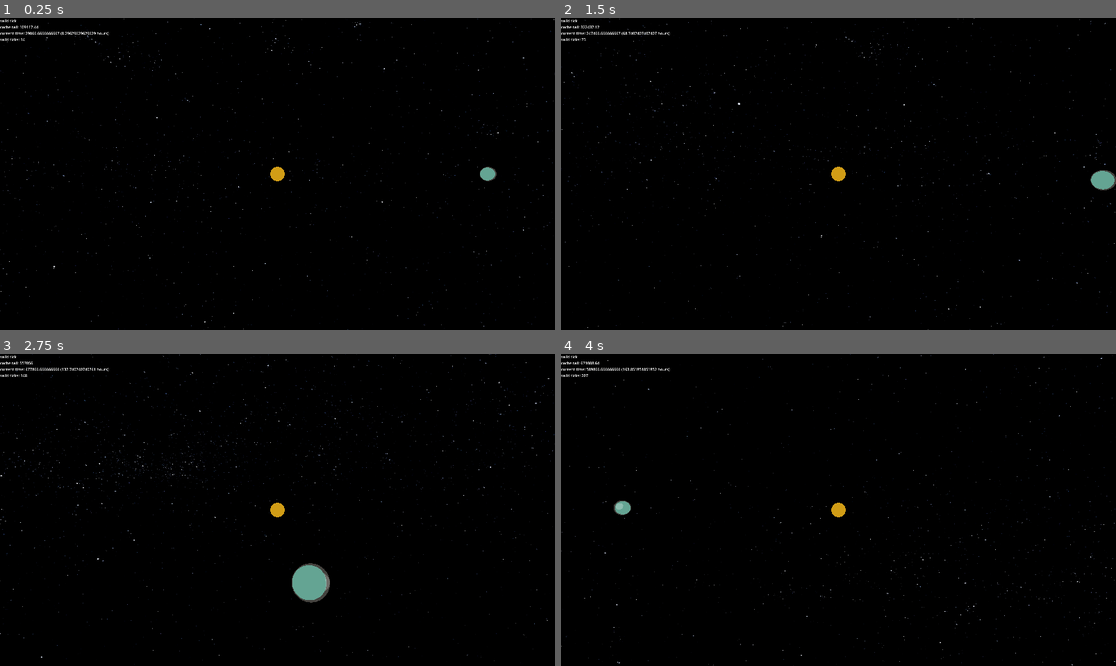
Above: before the commit, frames 1-4 (two rows, left to right).
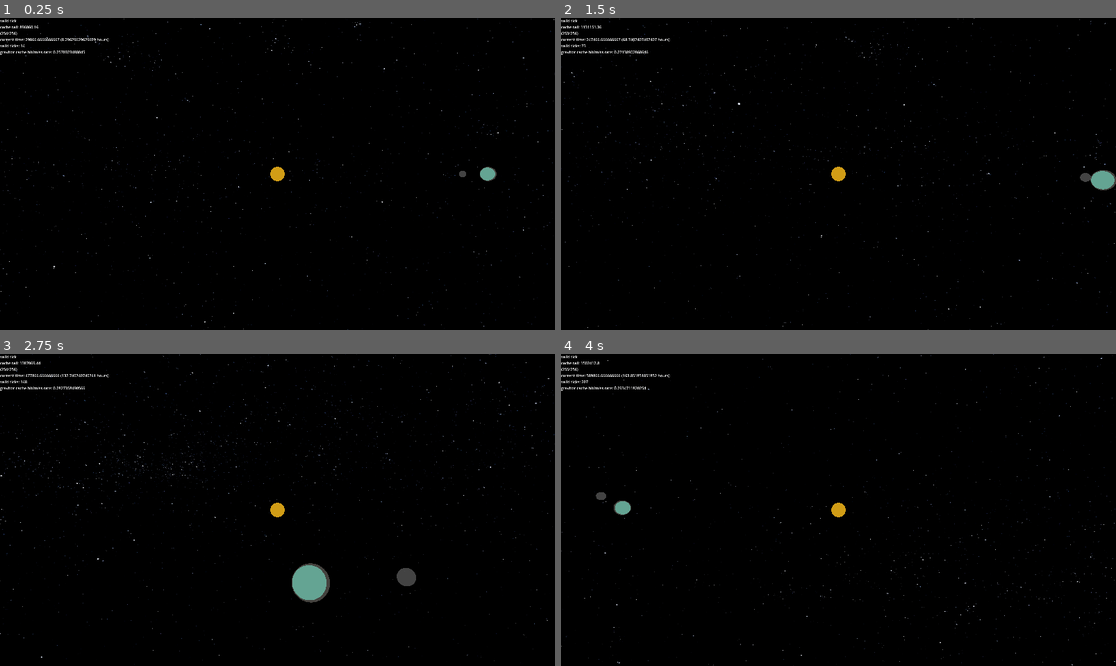
Above: after the commit, the same moments.

Repository: pinkavat/plaNetarium
Game: Godot game, scene res://world.tscn
The game is run twice, just before and just after one commit, with the same random seed, the same clock (stepped at 60 frames per second) and the same inputs.
Inputs (mouse positions are in pixels of both pictures, inside the frame that each line leads up to):
- Up to frame 1 (0.25 s): no input
- Up to frame 2 (1.5 s): tap Enter (ui_accept) at 0.5, 0.77 s; move the mouse to (810, 236) at 0.52 s; hold Right (ui_right) 0.53-1.25 s; click (810, 236) at 0.67 s; drag from (1005, 220) to (810, 236) at 1.27 s
- Up to frame 3 (2.75 s): move the mouse to (111, 463) at 2.02 s; hold Left (ui_left) from 2.03 s (still down); click (111, 463) at 2.17 s
- Up to frame 4 (4 s): release Left (ui_left) at 2.75 s; drag from (866, 510) to (672, 463) at 2.77 s; tap Enter (ui_accept) at 3.5, 3.77 s; move the mouse to (755, 432) at 3.52 s; hold Left (ui_left) from 3.53 s (still down); click (755, 432) at 3.67 s

The runs differ from the first frame. In frame 1, 0.4% of the frame differs, in the area x 0-84%, y 2-52%; in frame 2, 0.4%; in frame 3, 0.5%, in the area x 0-75%, y 2-76%; in frame 4, 0.4%.

Commit message:
prototyped cache time budgeting; improved camera fix

Diff:
--- a/CameraGimbal.gd
+++ b/CameraGimbal.gd
@@ -14,7 +14,7 @@
 #var rotate_speed_gesture := 0.01
 var rotate_speed_mouse := 0.002
 var zoom_speed_gesture := 1.0
-var move_lerp_factor := 6.0
+var move_time := 0.5
 
 # TODO: dynamic (or a least parametrized as exposed!)
 var min_zoom := 1.5
@@ -27,12 +27,41 @@
 var azimuth := 0.0
 var altitude := 0.0
 var target_node = null
+var move_orig_pos := Vector3.ZERO
+var move_amount := 0.0
+var move_tween : Tween
 
 
 # Position interpolation to target
-func _process(delta):
+func _process(_delta):
 	var target_pos = target_node.global_position if target_node else Vector3.ZERO
-	global_position = global_position.lerp(target_pos, delta * move_lerp_factor)
+	#global_position = global_position.lerp(target_pos, delta * move_lerp_factor)
+	global_position = target_pos + (move_orig_pos - target_pos) * move_amount
+
+
+
+func _start_move_towards(target):
+	# Disconnect
+	if target_node and target_node.tree_exiting.is_connected(_target_exiting_tree):
+		target_node.tree_exiting.disconnect(_target_exiting_tree)
+	# Connect
+	target_node = target
+	if target_node:
+		target_node.tree_exiting.connect(_target_exiting_tree)
+
+	# Animate
+	move_orig_pos = global_position
+	move_amount = 1.0
+	if move_tween:
+		move_tween.stop()
+	move_tween = create_tween()
+	move_tween.tween_property(self, "move_amount", 0.0, move_time).set_trans(Tween.TRANS_QUAD).set_ease(Tween.EASE_OUT)
+
+
+func _target_exiting_tree():
+	# If the camera's still in the tree, start the move:
+	if is_inside_tree():
+		_start_move_towards(null)
 
 
 # Helper for multiple kinds of camera rotation
@@ -90,7 +119,8 @@
 
 				if ray_result and ray_result["collider"].is_in_group("camera_targetable"):
 					# We hit a targetable node; retarget the camera
-					target_node = ray_result["collider"]
+					if not target_node == ray_result["collider"]:
+						_start_move_towards(ray_result["collider"])
 				else:
 					# Ray didn't hit anything, so it's a grab-to-move.
 					grabbed = true
--- a/PlaNetarium/gravitee.gd
+++ b/PlaNetarium/gravitee.gd
@@ -31,7 +31,7 @@
 ## constitutes acceptable error. This criterion compares two states that are meant
 ## to be identical; timesteps will be as large as possible while satisfying it.
 var states_approx_equal : Callable = func(d_half : Array, full : Array) -> bool:
-	return d_half[1].equals_approx(full[1], 1.0)
+	return d_half[1].equals_approx(full[1], 1.0) # position within a meter
 
 
 
@@ -64,7 +64,9 @@
 ##		("we don't know, but might eventually")
 ##	- if the requested time falls WITHIN the cache, returns [pos doublevec, vel doublevec]
 ##
-## if update_cache is true, the cache head will move to the time quantum preceding the request.
+## if update_cache is true, the cache head will move:
+##	- if the request fell within the cache, the head will move to the quantum preceding
+##	- if the request was beyond the cache, the head will move to the cache tail
 ## (that is, set it to true for simulation time-advance, and false for prediction)
 func state_at_time(time : float, update_cache : bool = false):
 
@@ -76,9 +78,9 @@
 	# will return before the value is used.
 	var preceding_cache_index : int
 
-	# 2a) Special check: TODO
-	if false:
-		pass # TODO set preceding_cache_index
+	# 2a) Special check: see if the time is in the first cache slot
+	if long_cache_tail > 0 and (qt >= long_cache.get_at(0)[0] and qt < long_cache.get_at(1)[0]):
+		preceding_cache_index = 0
 
 	# 2b) Check if time is BEFORE the long cache
 	elif qt < long_cache.get_at(0)[0]:
@@ -88,12 +90,13 @@
 	# 2c) Check if time is AFTER the long cache
 	elif qt >= long_cache.get_at(long_cache_tail)[0]:
 		# Follows cache; "we may eventually know but don't yet"
-		if long_cache_tail == (long_cache.length() - 1):
-			# No more cache space
-			return 2 # TODO UNDOC RETURN FORCE PROBLEM
-		else:
-			# More cache space; requested time may possibly be computed
-			return 1 # TODO UNDOC RETURN FORCE PROBLEM
+
+		if long_cache_tail == (long_cache.length() - 1) and update_cache:
+			# If it's an updating request and the cache is out of space, we have
+			# to flush the cache, or we'll get stuck.
+			long_cache.shift_left(long_cache.length() - 1)
+			long_cache_tail = 0
+		return 1
 
 	else:
 		# Requested time falls within the long cache
@@ -130,15 +133,18 @@
 
 
 # TODO doc
-# TODO: REPLACE/CONTROL WITH GRAVITOR SWEEPLINE, If profitable!
+# TODO: coarseness metric
+# TODO: don't forget gravitor sweepline idea (it'd be higher up)
 func advance_cache() -> void:
 	if long_cache_tail < (long_cache.length() - 1):
 		var tail_state = long_cache.get_at(long_cache_tail)
 
-		# TODO coarseness criterion loop
 		var next_state = _smart_propagate(tail_state, 9223372036854775800) # TODO Maxint
 
-		long_cache_tail += 1
+		if long_cache_tail <= 0 or (not long_cache.get_at(long_cache_tail)[1].equals_approx(long_cache.get_at(long_cache_tail - 1)[1], 100_000_000.0)):
+			# Not enough items OR coarseness criterion satisfied: add the state to the cache.
+			long_cache_tail += 1
+		# Otherwise coarseness criterion failed, and no need to add: replace the tail.
 		long_cache.set_at(long_cache_tail, next_state)
 
 
--- a/PlaNetarium/gravitor.gd
+++ b/PlaNetarium/gravitor.gd
@@ -7,7 +7,7 @@
 ## Tree Node
 
 ## Unique name for this gravitor (used to extract the gravitor from the system state)
-var name : String # TODO: this ain't a great solution.
+var name : StringName
 
 
 ## Standard Gravitational Parameter (G * M) of this body.
@@ -32,7 +32,7 @@
 ## Factory function: creates and adds a new Gravitor to the Gravitor tree from
 ## the given orbital parameters. Returns the new child for reference.
 func add_child_from_elements(
-	name_ : String,					# Unique name for the Gravitor
+	name_ : StringName,				# Unique name for the Gravitor
 	mu_ : float,					# Gravitational Parameter of new child
 
 	semimajor_axis_ : float = 1.0,	# The 'fatter radius' of the ellipse
@@ -63,7 +63,7 @@
 ## Factory function: creates and adds a new Gravitor to the Gravitor tree from
 ## the given apsides (a simplification of the above).
 func add_child_from_apsides(
-	name_ : String,						# Unique name for the Gravitor
+	name_ : StringName,					# Unique name for the Gravitor
 	mu_ : float,						# Gravitational Parameter of new child
 
 	periapsis_distance_ : float = 1.0,	# Distance to periapsis from orbitee
@@ -89,13 +89,13 @@
 
 
 ## Static factory function: creates an immobile root primary Gravitor.
-static func make_root_gravitor(name_ : String, mu_ : float) -> Gravitor:
+static func make_root_gravitor(name_ : StringName, mu_ : float) -> Gravitor:
 	return Gravitor.new(name_, DoubleVector3.ZERO(), DoubleVector3.ZERO(), mu_)
 
 
 ## Initialize a Gravitor with the given initial state (Cart2Cart, TODO improve).
 ## Not really meaningfully useable outside of invocation from the static factories above.
-func _init(name_ : String, pos_0_ : DoubleVector3, vel_0_ : DoubleVector3, mu_ : float) -> void:
+func _init(name_ : StringName, pos_0_ : DoubleVector3, vel_0_ : DoubleVector3, mu_ : float) -> void:
 	name = name_
 	pos_0 = pos_0_
 	vel_0 = vel_0_
@@ -106,6 +106,7 @@
 ## gravitor in the tree at the specified time.
 ## SHOULD ONLY BE INVOKED ON THE ROOT GRAVITOR.
 func all_states_at_time(time : float) -> Dictionary:
+
 	var output := {}
 	_tree_state_query_kernel(time, output, DoubleVector3.ZERO(), DoubleVector3.ZERO())
 
--- a/test_driver.gd
+++ b/test_driver.gd
@@ -16,7 +16,30 @@
 
 var valid_tick_count = 0
 
+
+# TODO: temporary last-used-value caching system for Gravitors, with
+# metrics
+var last_queried_time := -1.0
+var cached_gravitors : Dictionary
+var cache_misses : int = 0
+var cache_hits : int = 0
+func cached_gravitor_query(time : float) -> Dictionary:
+	if not (time == last_queried_time):
+		# Cache miss
+		last_queried_time = time
+		cached_gravitors = sol.all_states_at_time(time)
+		cache_misses += 1
+	else:
+		cache_hits += 1
+	return cached_gravitors
+
+
+var tick_budget_usec : int = 8000
+
 func _process(delta):
+
+	var tick_start_time := Time.get_ticks_usec()
+	var current_tick_budget := tick_budget_usec
 
 	# Time speed controls
 	if Input.is_action_just_pressed("ui_right"):
@@ -27,19 +50,11 @@
 		running = not running
 
 	if running:
-#	sim_time += time_scale * delta
-#	temp_move_planets(sim_time)
 
 		var state = sponch.state_at_time(sim_time, true)
 		if is_instance_of(state, TYPE_INT):
 			if state == 1:
-				sponch.advance_cache()
-				$Label.text = "advancing cache up to " + str(sponch.long_cache.get_at(sponch.long_cache_tail)[0] * sponch.time_quantum)
-
-			elif state == 2:
-				sponch.long_cache.shift_left(sponch.long_cache.length() - 1) # TODO: hadn't thought of this
-				sponch.long_cache_tail = 0
-				$Label.text = "forcemoving cache head TODO"
+				$Label.text = "waiting"
 			else:
 				$Label.text = "no data available, advancing anyway"
 				# Move fixed planets
@@ -58,11 +73,27 @@
 			# Advance sim time
 			sim_time += delta * time_scale
 
-		$Label.text = $Label.text + "\ncache tail: "+str(sponch.long_cache.get_at(sponch.long_cache_tail)[0] * sponch.time_quantum)+"\ncurrent time: "+ str(sim_time) + " (" +s …(117 unchanged characters)…
+		$Label.text = $Label.text + "\ncache tail: "+str(sponch.long_cache.get_at(sponch.long_cache_tail)[0] * sponch.time_quantum)+"\n("+str(sponch.long_cache_tail)+"/"+str(sponch.long_cache.length())+")"+"\ncurrent time: "+ str(sim_time) + " (" +s …(117 unchanged characters)…
+		$Label.text = $Label.text + "\ngravitor cache hit/miss rate: " + str(float(cache_hits)/float(cache_misses))
+
 
 		# WITH REMAINING TIME IN THE TICK, PROPAGATE SPONCH'S CACHE.
-		for i in 256: # TODO time sensitivity
-			sponch.advance_cache()
+		current_tick_budget -= Time.get_ticks_usec() - tick_start_time
+		var last_time = Time.get_ticks_usec()
+
+		# TODO gravitor sweepline algorithm
+		for i in 2048: # TODO fallback
+			sponch.advance_cache() # at least once
+
+			var cur_time = Time.get_ticks_usec()
+
+			current_tick_budget -= (cur_time - last_time)
+			if current_tick_budget <= 0:
+				break
+
+			last_time = cur_time
+
+
 
 		# Move the prediction position shower
 		$SponchPrediction.global_position = (sponch.long_cache.get_at(sponch.long_cache_tail)[1].vec3()) * space_scale
@@ -86,6 +117,6 @@
 
 	#sponch = Gravitee.new(moon.pos_0.add(earth.pos_0), moon.vel_0.add(earth.vel_0), 0.0, sol.all_states_at_time)
 	#sponch = Gravitee.new(DoubleVector3.new(147461658472.428, 0, -535222439.85885), DoubleVector3.new(-156.266628704918, 0, -31359.6968614126), 0.0, sol.all_states_at_time)
-	sponch = Gravitee.new(lunar_global[0], lunar_global[1], 0.0, sol.all_states_at_time)
+	sponch = Gravitee.new(lunar_global[0], lunar_global[1], 0.0, cached_gravitor_query)
 	#sponch = Gravitee.new(earth.pos_0.add(DoubleVector3.new(6628000, 0, 0)), earth.vel_0.add(DoubleVector3.new(0, 7750, 0)), 0.0, sol.all_states_at_time)
 	#print(sol.all_states_at_time(0.0))
